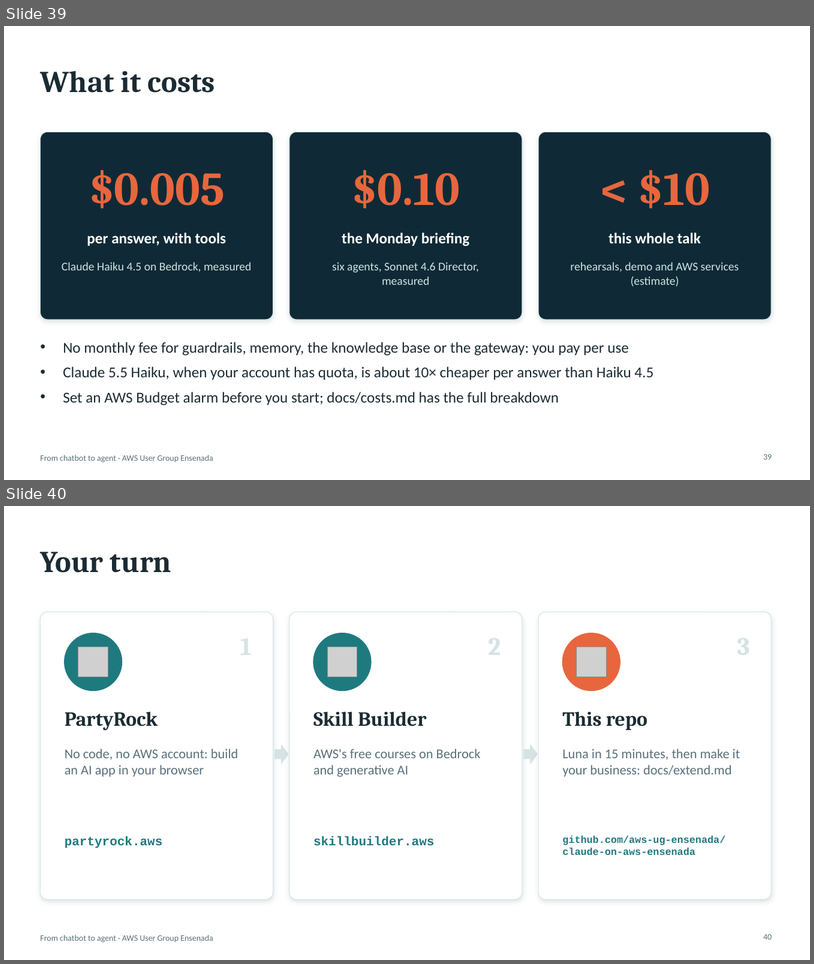
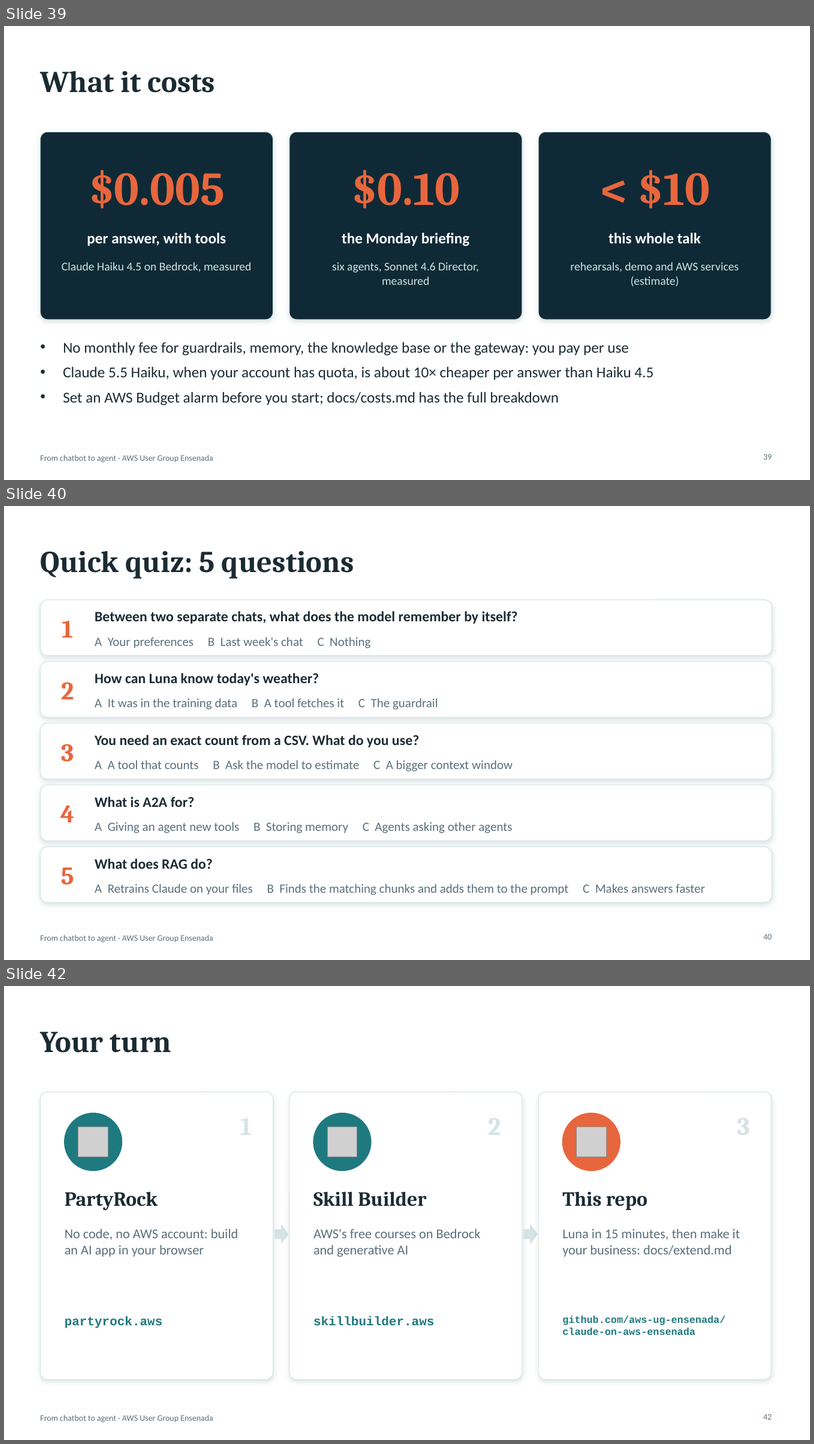
Before and after one commit to aws-ug-ensenada/claude-on-aws-ensenada, a slide deck: docs/slides/claude-on-aws-ensenada.pptx. Shown one above the other, each under a label of ours: slides 39 and 40 before the commit, slides 39, 40 and 42 after it; the slides between them are not shown. The pictures are 814x964 and 814x1444 pixels, drawn with LibreOffice and Linux fonts; fonts in the diff are those of the drawing; grey boxes stand for pictures. Boxes give left, top, right and bottom in pixels: in the first picture for what was removed or moved away, otherwise in the second. Text is boxed around its words. In the diff, an @@ line names an element or a change of style, - is before the commit and + after.

```diff
--- a/docs/slides/claude-on-aws-ensenada.pptx
+++ b/docs/slides/claude-on-aws-ensenada.pptx
@@ slide 40 added at (4,506,810,960), background #FFFFFF; not listed: 1 template element that a slide beside it also shows @@
@@ title added at (40,551,354,579), 36 pt, text #1B2B33, bold @@
+Quick quiz: 5 questions
@@ rounded rectangle added at (40,600,772,655), fill #FFFFFF, outline #D5E3E4 0.75 pt @@
@@ text added at (95,611,518,624), 17 pt, text #1B2B33, bold @@
+Between two separate chats, what does the model remember by itself?
@@ text added at (62,621,73,637), 30 pt, text #E8663D, bold @@
+1
@@ text added at (95,637,371,648), 15 pt, text #5A707B @@
+A Your preferences B Last week's chat C Nothing
@@ rounded rectangle added at (40,661,772,717), fill #FFFFFF, outline #D5E3E4 0.75 pt @@
@@ text added at (61,682,74,699), 30 pt, text #E8663D, bold @@
+2
@@ text added at (95,673,320,685), 17 pt, text #1B2B33, bold @@
+How can Luna know today's weather?
@@ text added at (95,698,438,709), 15 pt, text #5A707B @@
+A It was in the training data B A tool fetches it C The guardrail
@@ rounded rectangle added at (40,723,772,779), fill #FFFFFF, outline #D5E3E4 0.75 pt @@
@@ text added at (95,735,419,747), 17 pt, text #1B2B33, bold @@
+You need an exact count from a CSV. What do you use?
@@ text added at (61,744,74,762), 30 pt, text #E8663D, bold @@
+3
@@ text added at (95,760,513,771), 15 pt, text #5A707B @@
+A A tool that counts B Ask the model to estimate C A bigger context window
@@ rounded rectangle added at (40,785,772,841), fill #FFFFFF, outline #D5E3E4 0.75 pt @@
@@ text added at (60,805,74,822), 30 pt, text #E8663D, bold @@
+4
@@ text added at (95,796,195,807), 17 pt, text #1B2B33, bold @@
+What is A2A for?
@@ text added at (95,822,512,833), 15 pt, text #5A707B @@
+A Giving an agent new tools B Storing memory C Agents asking other agents
@@ rounded rectangle added at (40,847,772,902), fill #FFFFFF, outline #D5E3E4 0.75 pt @@
@@ text added at (95,858,213,868), 17 pt, text #1B2B33, bold @@
+What does RAG do?
@@ text added at (61,867,74,885), 30 pt, text #E8663D, bold @@
+5
@@ text added at (95,883,705,895), 15 pt, text #5A707B @@
+A Retrains Claude on your files B Finds the matching chunks and adds them to the prompt C Makes answers faster
@@ page number added at (764,934,772,939), 10 pt, text #5A707B @@
+40
@@ what was slide 40 is now slide 42 @@
@@ page number at (764,1414,772,1419): text changed @@
-40
+42
```
Also in this commit, not shown: 1 slide changed, 1 other slide added, 7 other files.
